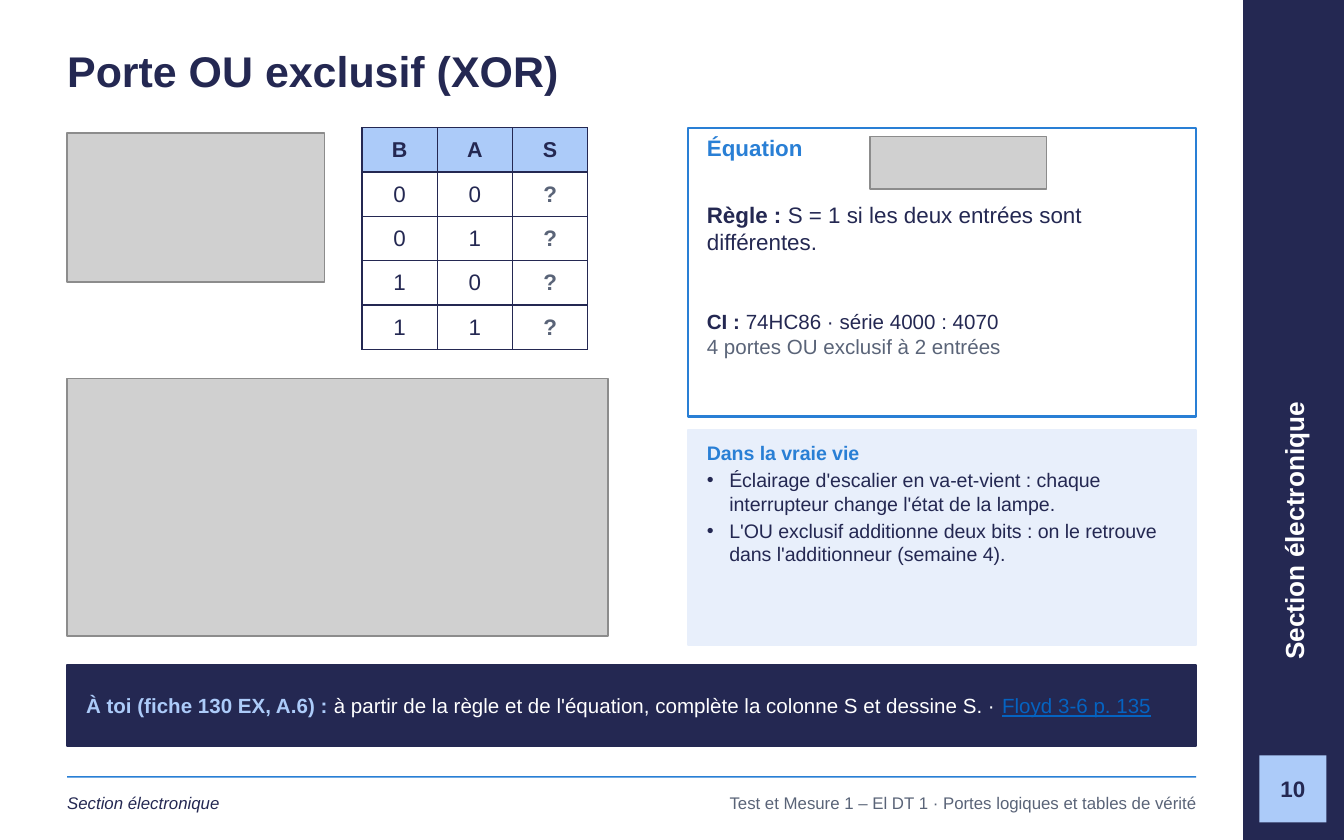
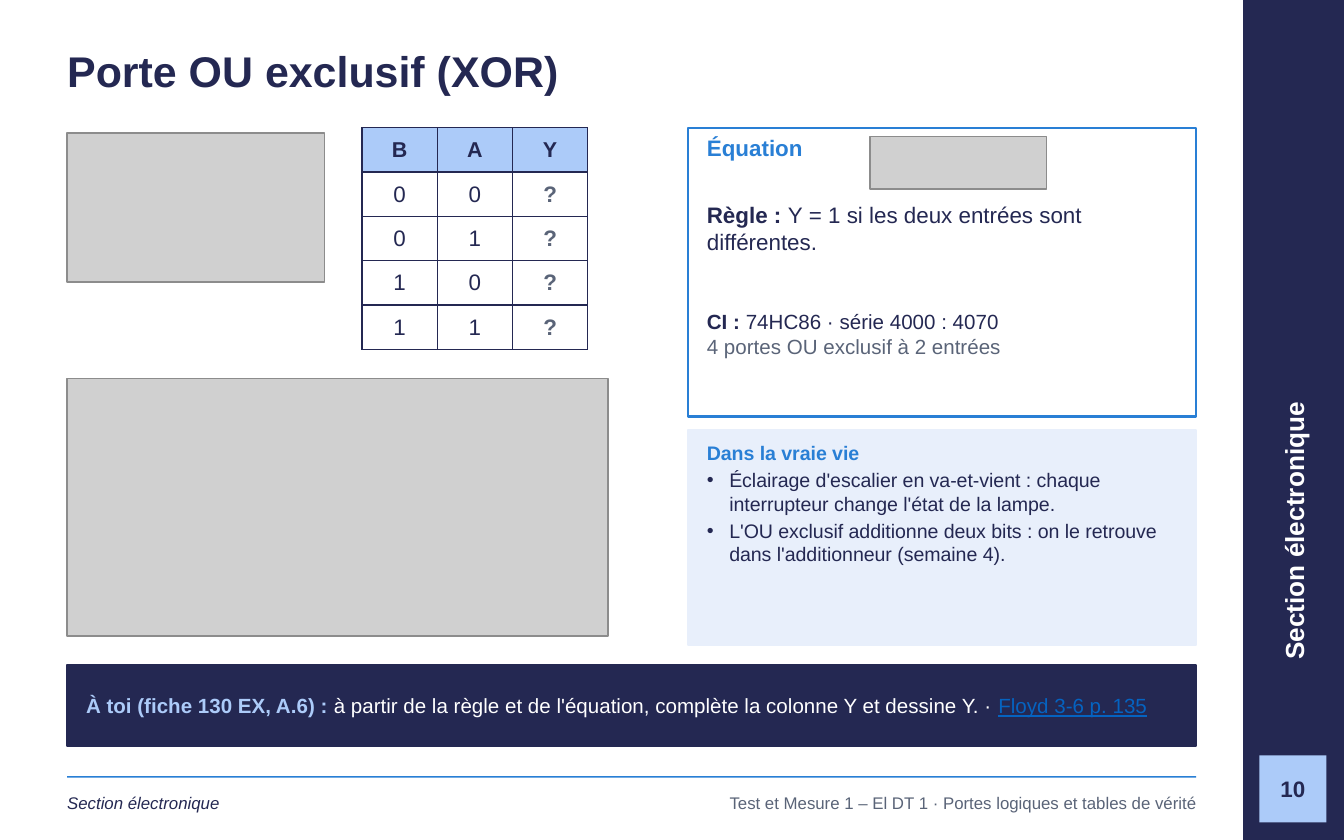
Before and after one commit to GlemoineETML/cours-etml, a slide deck: slide 10 of reference/tm1/semaine-1/120 Portes logiques et tables de vérité.pptx. Drawn at 1344x840 pixels with LibreOffice and Linux fonts; fonts in the diff are those of the drawing; grey boxes stand for pictures; background and template pictures are left out. Boxes give left, top, right and bottom in pixels: in the first picture for what was removed or moved away, otherwise in the second. Text is boxed around its words. In the diff, an @@ line names an element or a change of style, - is before the commit and + after.

```diff
--- a/reference/tm1/semaine-1/120 Portes logiques et tables de vérité.pptx
+++ b/reference/tm1/semaine-1/120 Portes logiques et tables de vérité.pptx
@@ table at <box>362,128,587,339</box> @@
-row 1, column 3: S
+row 1, column 3: Y
@@ text at <box>707,206,1081,251</box>: text changed @@
-Règle : S = 1 si les deux entrées sont différentes.
+Règle : Y = 1 si les deux entrées sont différentes.
@@ text at <box>86,697,1147,718</box>: text changed @@
-À toi (fiche 130 EX, A.6) : à partir de la règle et de l'équation, complète la colonne S et dessine S. · Floyd 3-6 p. 135
+À toi (fiche 130 EX, A.6) : à partir de la règle et de l'équation, complète la colonne Y et dessine Y. · Floyd 3-6 p. 135
```
Also in this commit, not shown: 16 other slides changed, 1 slide removed, 4 other files.
